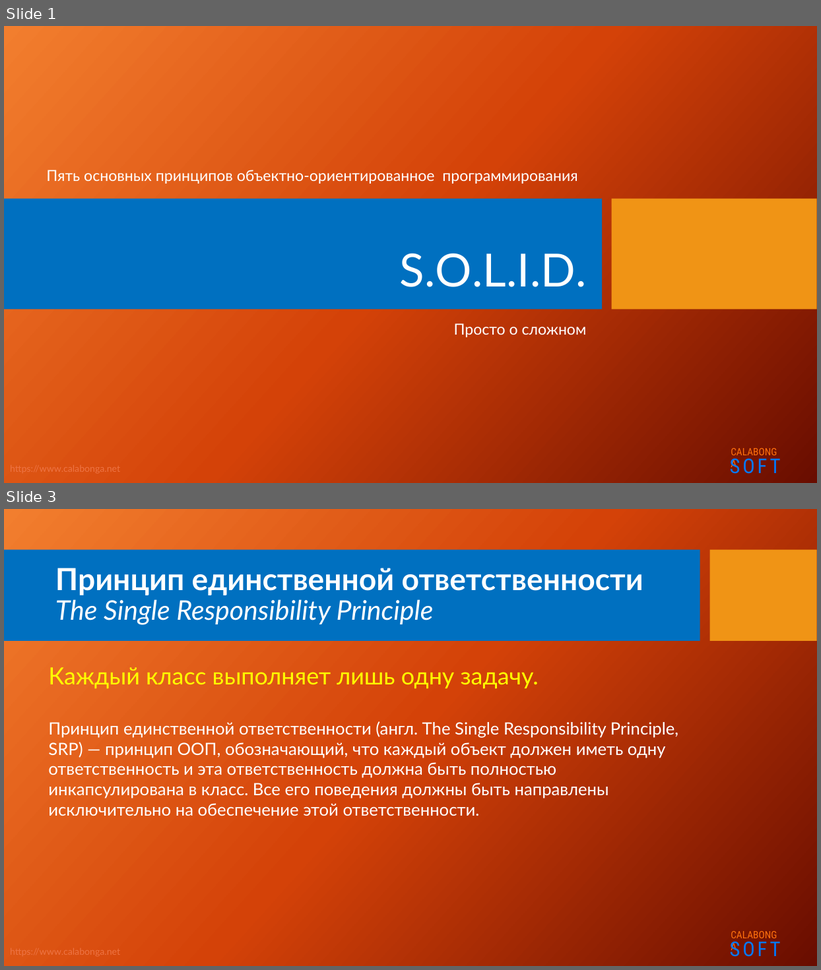
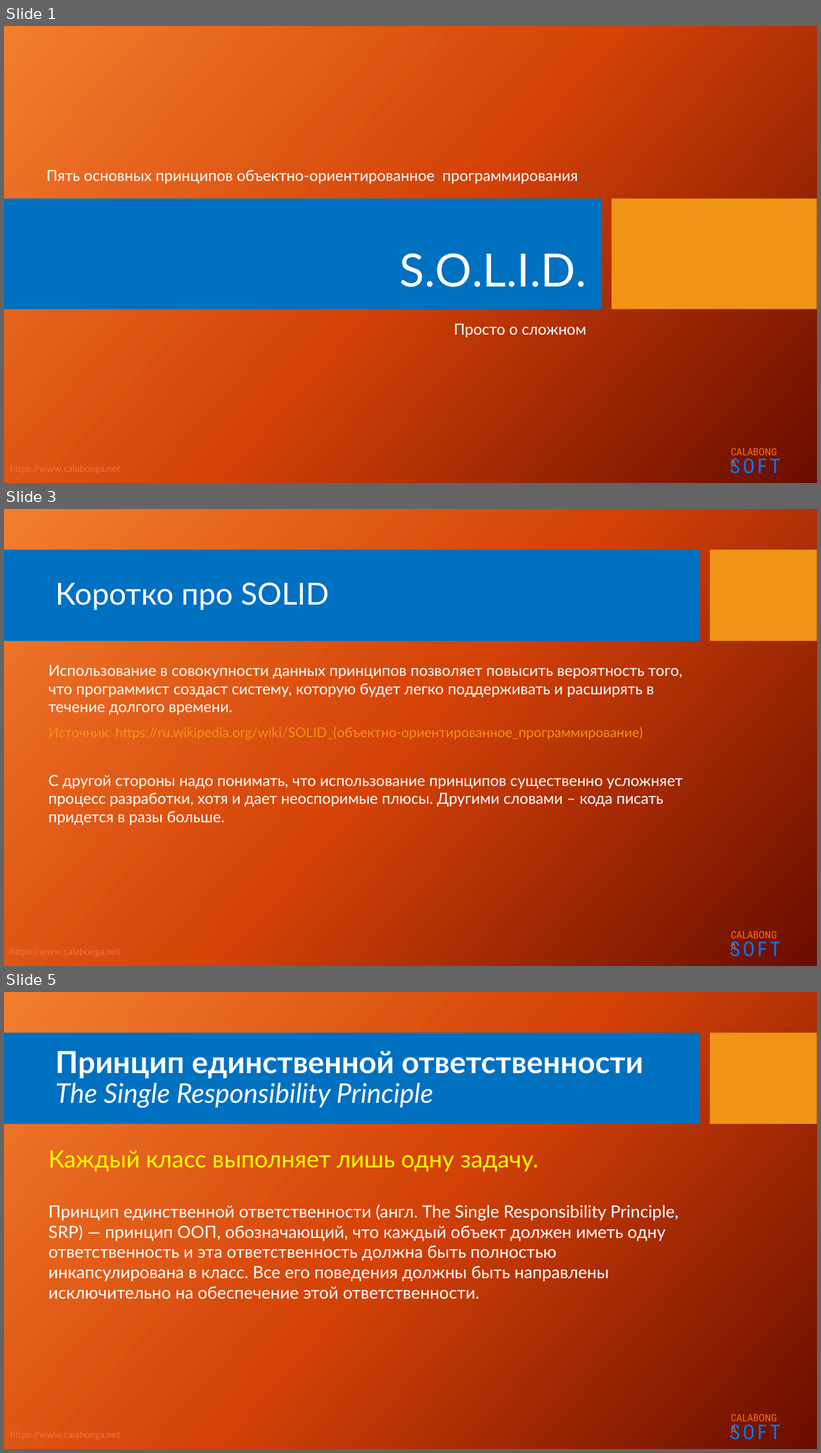
Before and after one commit to Calabonga/SOLID, a slide deck: Powerpoint/SOLID_S.pptx. Shown one above the other, each under a label of ours: slides 1 and 3 before the commit, slides 1, 3 and 5 after it; the slides between them are not shown. The pictures are 821x970 and 821x1453 pixels, drawn with LibreOffice and Linux fonts; fonts in the diff are those of the drawing; background and template pictures are left out. Boxes give left, top, right and bottom in pixels: in the first picture for what was removed or moved away, otherwise in the second. Text is boxed around its words. In the diff, an @@ line names an element or a change of style, - is before the commit and + after.

```diff
--- a/Powerpoint/SOLID_S.pptx
+++ b/Powerpoint/SOLID_S.pptx
@@ slide 3 added at (4,509,817,966), background picture (left out); not listed: 5 template elements that a slide beside it also shows @@
@@ title added at (55,582,329,610), 36 pt, text #FFFFFF @@
+Коротко про SOLID
@@ text added at (48,665,682,715), 18 pt, text #FFFFFF @@
+Использование в совокупности данных принципов позволяет повысить вероятность того, что программист создаст систему, которую будет легко поддерживать и расширять в течение долгого времени.
@@ text added at (116,725,643,741), 16 pt, text #F09415 @@
+Источник: https://ru.wikipedia.org/wiki/SOLID_(объектно-ориентированное_программирование)
@@ text added at (48,775,682,825), 18 pt, text #FFFFFF @@
+С другой стороны надо понимать, что использование принципов существенно усложняет процесс разработки, хотя и дает неоспоримые плюсы. Другими словами – кода писать придется в разы больше.
@@ what was slide 3 is now slide 5 @@
```
Also in this commit, not shown: 1 slide changed, 1 other slide added, 10 other files.
